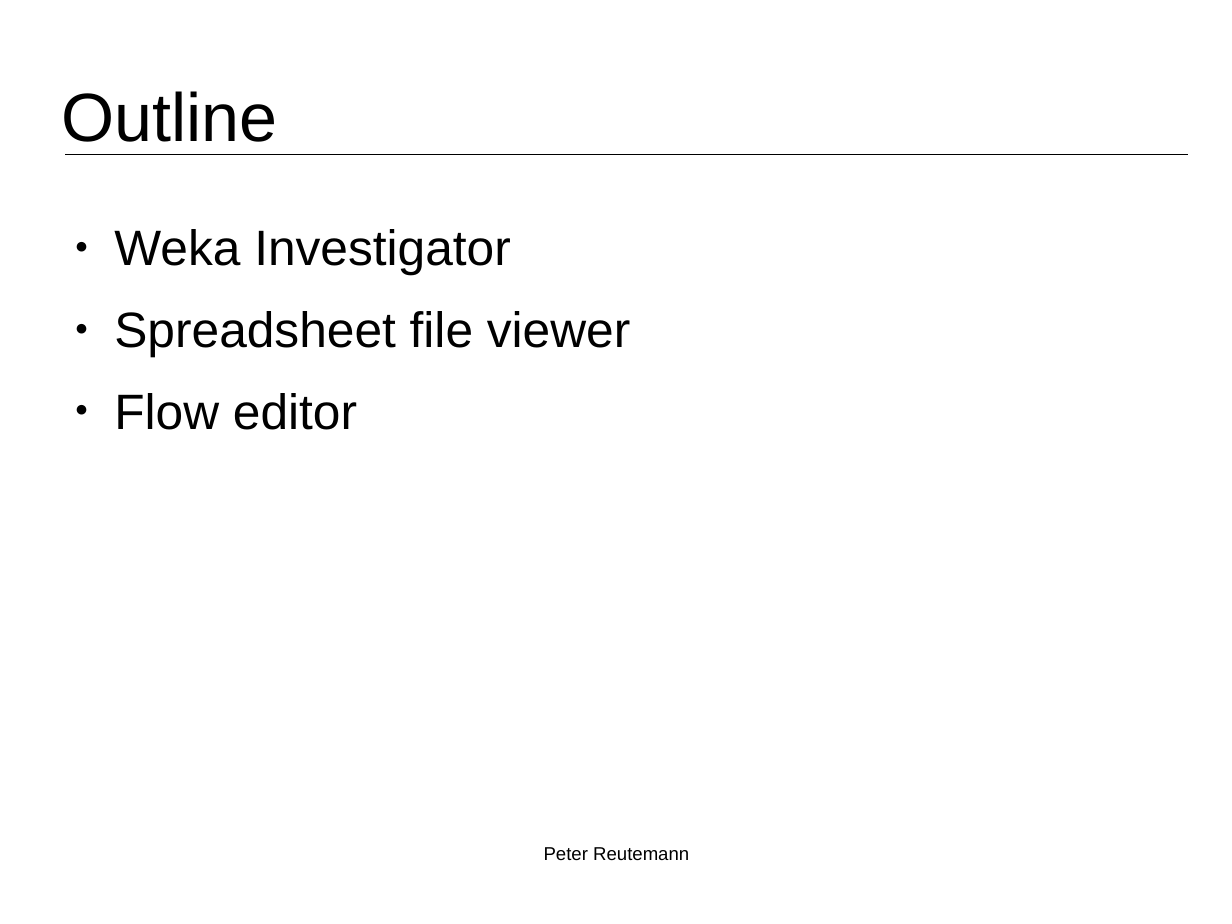
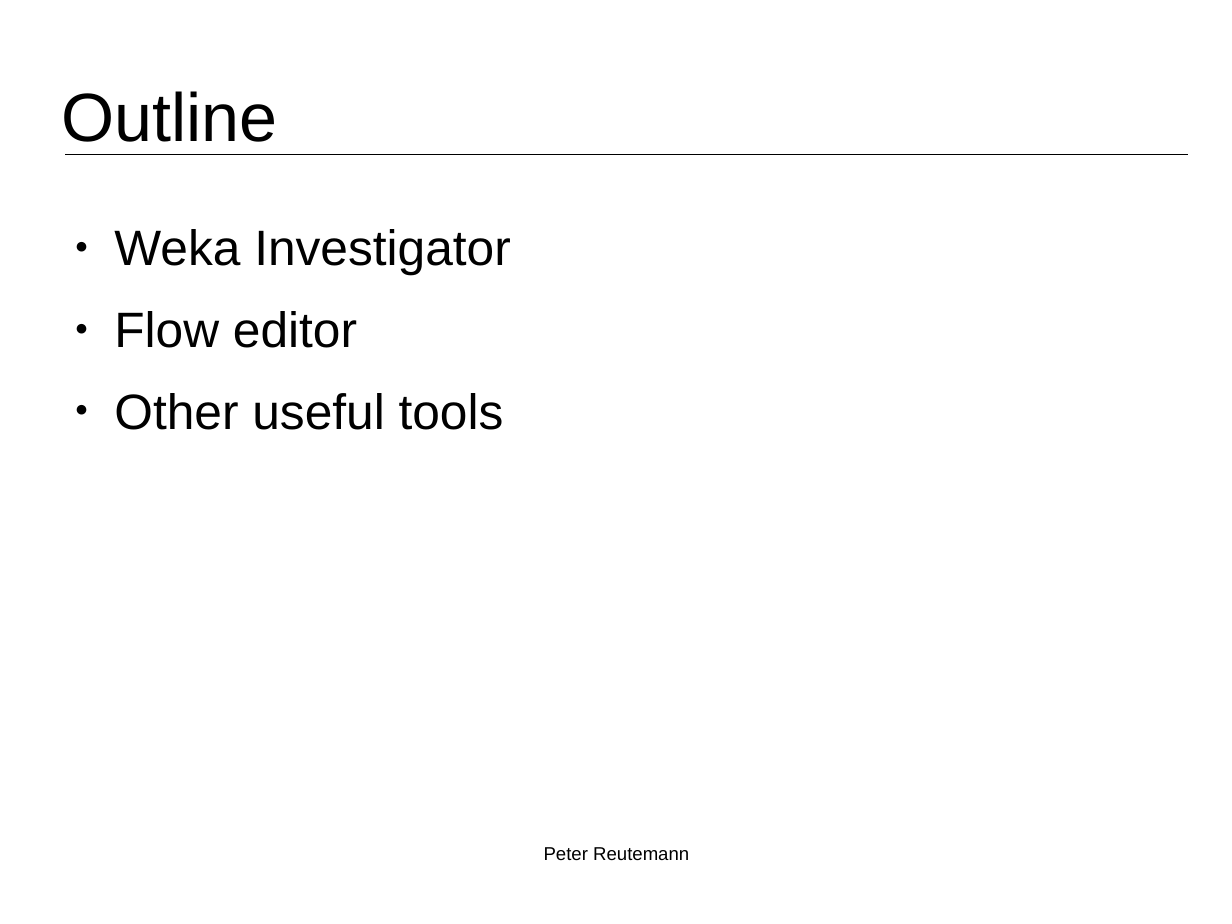
Before and after one commit to fracpete/weka-user-conference-2021, a slide deck: slide 2 of adams/adams.odp. Drawn at 1232x924 pixels with LibreOffice and Linux fonts; fonts in the diff are those of the drawing; background and template pictures are left out. Boxes give left, top, right and bottom in pixels: in the first picture for what was removed or moved away, otherwise in the second. Text is boxed around its words. In the diff, an @@ line names an element or a change of style, - is before the commit and + after.

```diff
--- a/adams/adams.odp
+++ b/adams/adams.odp
@@ text at (x1=114, y1=311, x2=631, y2=357): paragraph removed @@
-● Spreadsheet file viewer
@@ text at (x1=114, y1=393, x2=504, y2=430): paragraph added @@
+● Other useful tools
```
Also in this commit, not shown: 5 slides added, 1 other file.
